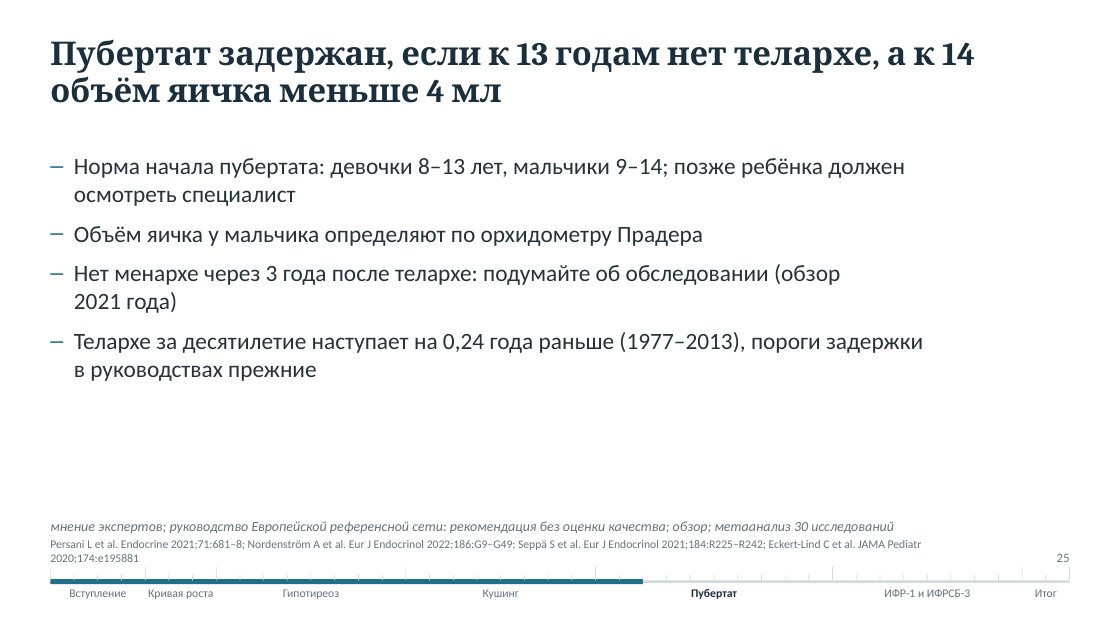
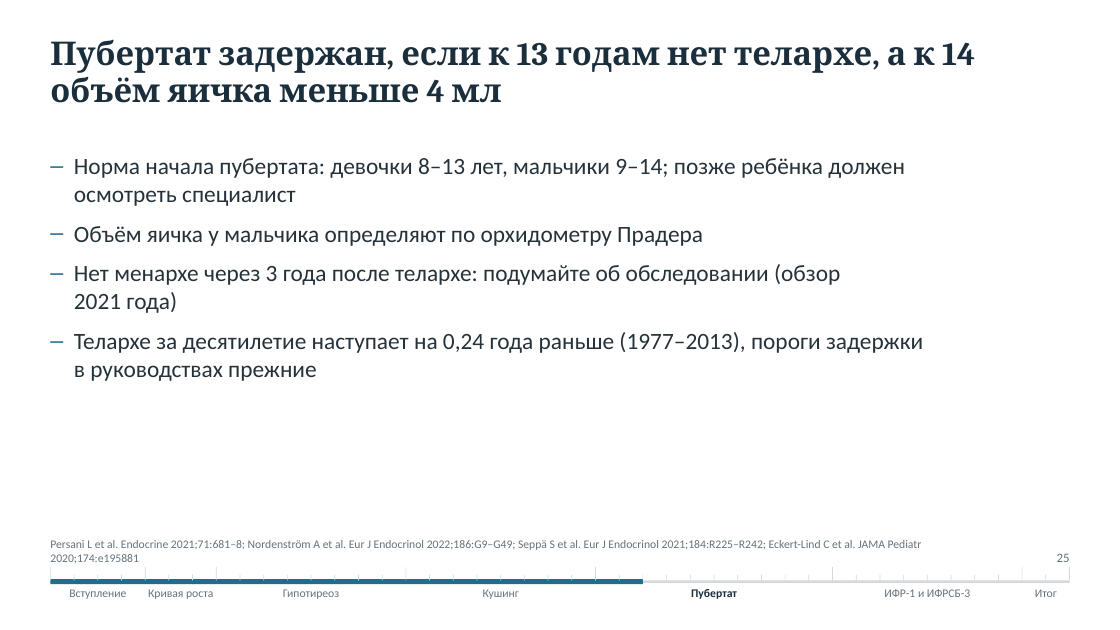
Before and after one commit to drabdulbosit1-eng/my-test-cloud, a slide deck: slide 25 of Endo_short_stature/Эндокринные причины низкорослости 2026.pptx. Drawn at 1120x630 pixels with LibreOffice and Linux fonts; fonts in the diff are those of the drawing. Boxes give left, top, right and bottom in pixels: in the first picture for what was removed or moved away, otherwise in the second. Text is boxed around its words. In the diff, an @@ line names an element or a change of style, - is before the commit and + after.

```diff
--- a/Endo_short_stature/Эндокринные причины низкорослости 2026.pptx
+++ b/Endo_short_stature/Эндокринные причины низкорослости 2026.pptx
@@ text at (50,521,894,534): paragraph removed @@
-мнение экспертов; руководство Европейской референсной сети: рекомендация без оценки качества; обзор; метаанализ 30 исследований
```
Also in this commit, not shown: 37 other slides changed, 4 other files.
